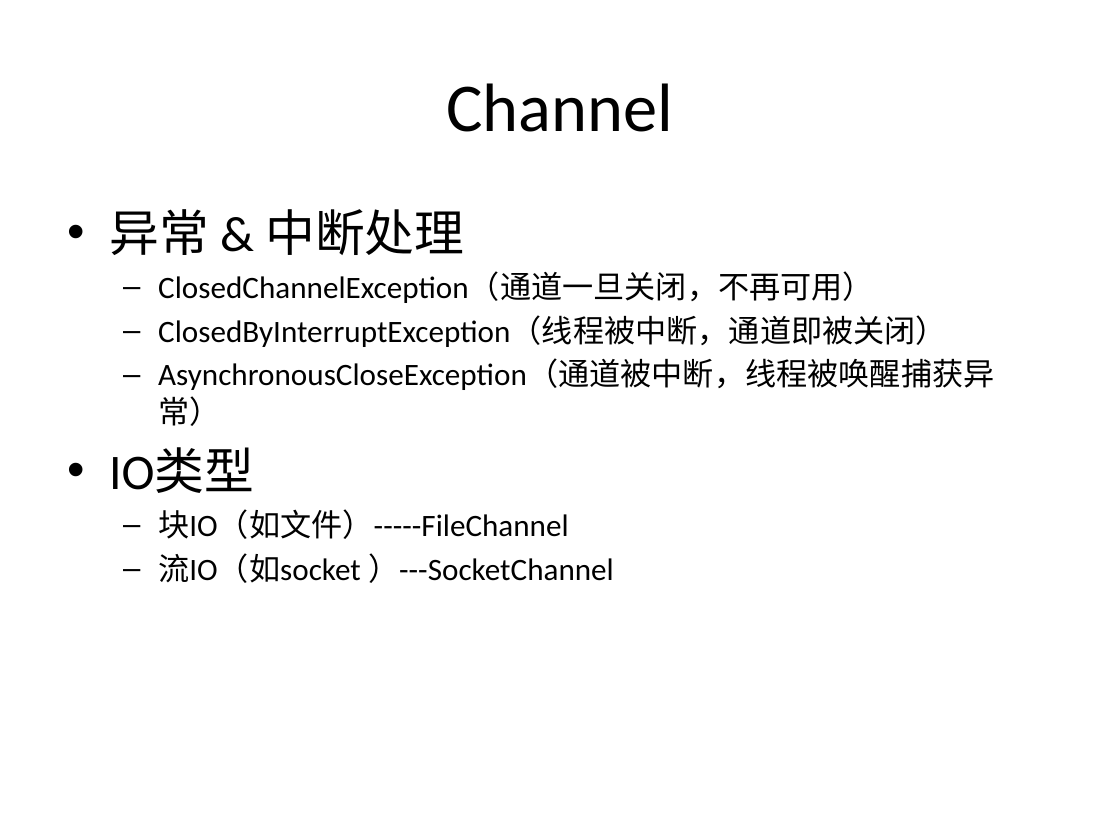
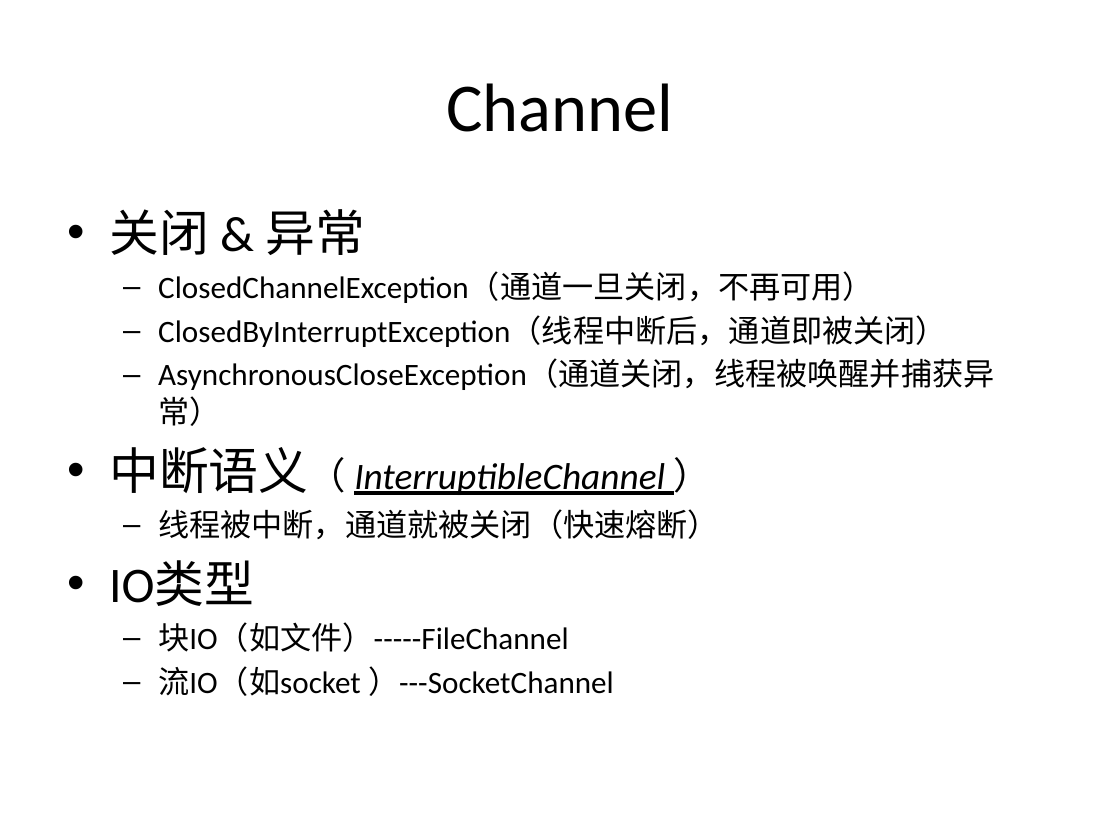
Before and after one commit to guhanjie/Knowledge-sharing, a slide deck: slide 29 of 扒一扒Java IO那些事儿.pptx. Drawn at 1120x840 pixels with LibreOffice and Linux fonts; fonts in the diff are those of the drawing. Boxes give left, top, right and bottom in pixels: in the first picture for what was removed or moved away, otherwise in the second. Text is boxed around its words. In the diff, an @@ line names an element or a change of style, - is before the commit and + after.

```diff
--- a/扒一扒Java IO那些事儿.pptx
+++ b/扒一扒Java IO那些事儿.pptx
@@ text at [109, 209, 365, 255]: text changed @@
-• 异常 & 中断处理
+• 关闭 & 异常
@@ text at [109, 316, 994, 539]: text changed @@
-  – ClosedByInterruptException（线程被中断，通道即被关闭）
-  – AsynchronousCloseException（通道被中断，线程被唤醒捕获异常）
+  – ClosedByInterruptException（线程中断后，通道即被关闭）
+  – AsynchronousCloseException（通道关闭，线程被唤醒并捕获异常）
+• 中断语义（ InterruptibleChannel ）
+  – 线程被中断，通道就被关闭（快速熔断）
```
Also in this commit, not shown: 6 other slides changed, 5 slides added.
